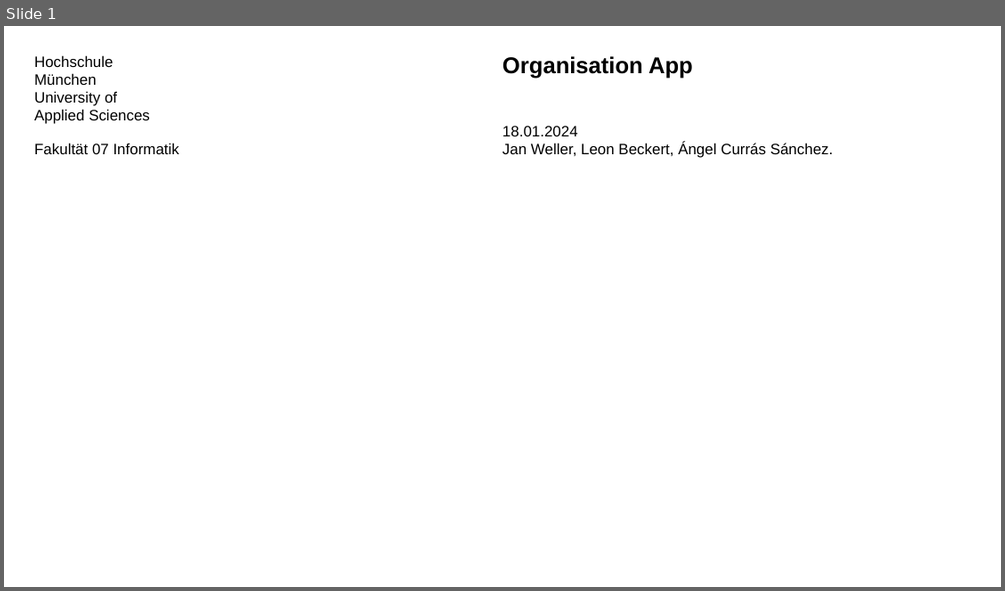
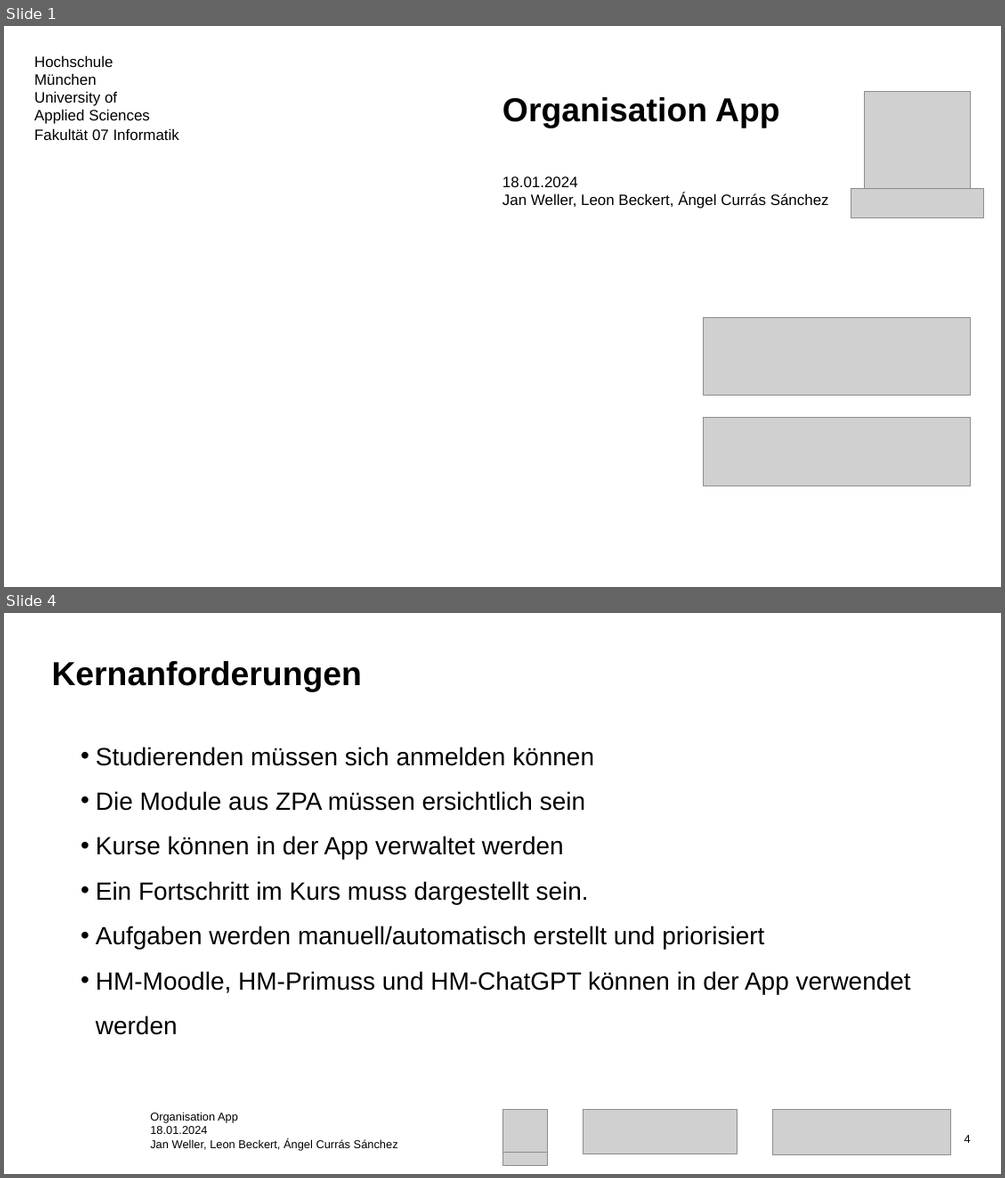
Before and after one commit to angel-curras/OrganisationApp-SE, a slide deck: docs/presentation/Presentation_OrganisationApp.pptx. Shown one above the other, each under a label of ours: slide 1 before the commit, slides 1 and 4 after it; the slides between them are not shown. The pictures are 1005x591 and 1005x1178 pixels, drawn with LibreOffice and Linux fonts; fonts in the diff are those of the drawing; grey boxes stand for pictures; background and template pictures are left out. Boxes give left, top, right and bottom in pixels: in the first picture for what was removed or moved away, otherwise in the second. Text is boxed around its words. In the diff, an @@ line names an element or a change of style, - is before the commit and + after.

```diff
--- a/docs/presentation/Presentation_OrganisationApp.pptx
+++ b/docs/presentation/Presentation_OrganisationApp.pptx
@@ slide 4 added at (x1=4, y1=613, x2=1001, y2=1174), background #FFFFFF @@
@@ title added at (x1=52, y1=661, x2=362, y2=691), 32 pt, text #000000, bold @@
+Kernanforderungen
@@ text added at (x1=96, y1=747, x2=911, y2=1035), 24 pt, text #000000 @@
+  • Studierenden müssen sich anmelden können
+  • Die Module aus ZPA müssen ersichtlich sein
+  • Kurse können in der App verwaltet werden
+  • Ein Fortschritt im Kurs muss dargestellt sein.
+  • Aufgaben werden manuell/automatisch erstellt und priorisiert
+  • HM-Moodle, HM-Primuss und HM-ChatGPT können in der App verwendet werden
@@ text added at (x1=150, y1=1111, x2=398, y2=1151), 11 pt, text #000000 @@
+Organisation App
+18.01.2024
+Jan Weller, Leon Beckert, Ángel Currás Sánchez
@@ picture added at (x1=502, y1=1109, x2=548, y2=1153) @@
@@ picture added at (x1=583, y1=1109, x2=737, y2=1153) @@
@@ picture added at (x1=773, y1=1110, x2=951, y2=1155) @@
@@ page number added at (x1=964, y1=1135, x2=971, y2=1143), 11 pt, text #000000 @@
+4
@@ picture added at (x1=502, y1=1151, x2=548, y2=1165) @@
@@ slide 1 changed as well @@
@@ title at (x1=502, y1=97, x2=829, y2=208): text changed @@
-Organisation App
-18.01.2024
-Jan Weller, Leon Beckert, Ángel Currás Sánchez.
+Organisation App
+18.01.2024
+Jan Weller, Leon Beckert, Ángel Currás Sánchez
@@ picture added at (x1=864, y1=91, x2=971, y2=198) @@
@@ subtitle "Fakultät 07 Informatik" moved from (x1=34, y1=143, x2=179, y2=154) to (x1=34, y1=128, x2=179, y2=140) @@
@@ picture added at (x1=851, y1=188, x2=984, y2=217) @@
@@ picture added at (x1=704, y1=318, x2=971, y2=395) @@
@@ picture added at (x1=704, y1=417, x2=971, y2=486) @@
```
Also in this commit, not shown: 1 other slide changed, 12 other slides added, 1 other file.
